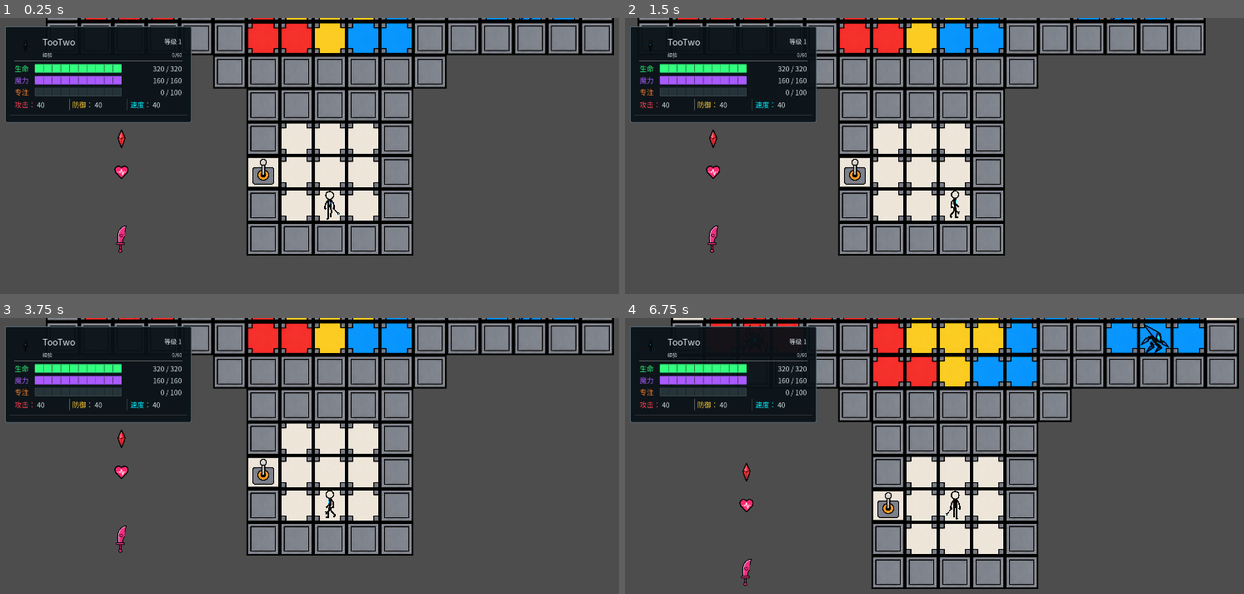
Above: before the commit, frames 1-4 (two rows, left to right).
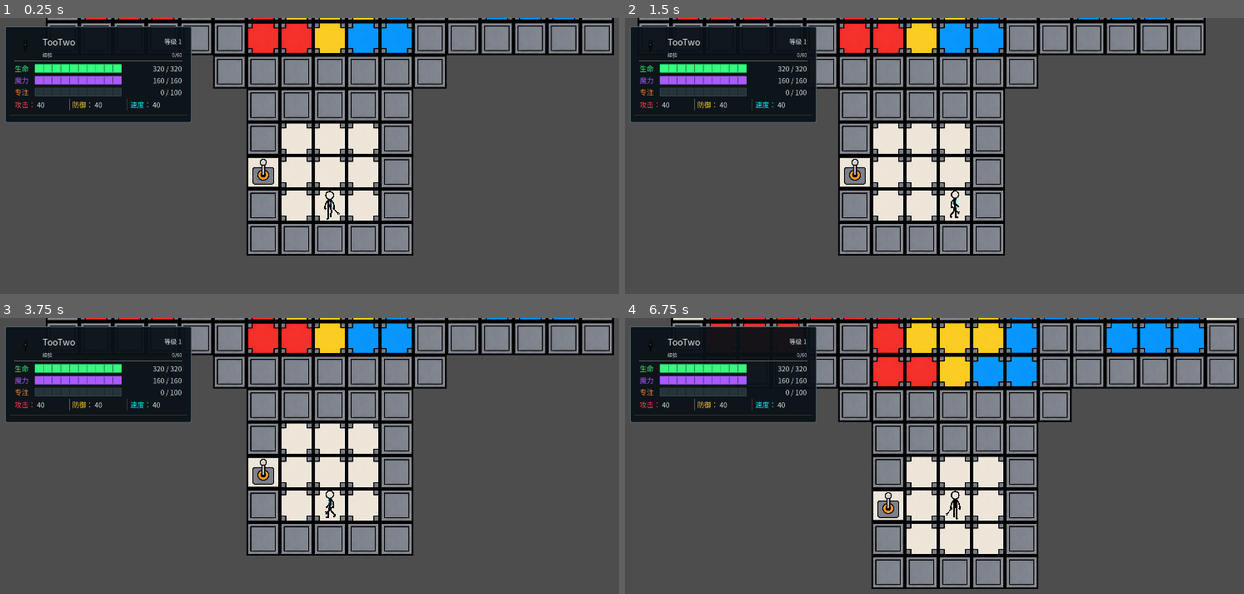
Above: after the commit, the same moments.

Repository: yifan-lee/Realmwand_The_First_Tower
Game: Godot game, scene res://scenes/main.tscn
The game is run twice, just before and just after one commit, with the same random seed, the same clock (stepped at 60 frames per second) and the same inputs.
Inputs (mouse positions are in pixels of both pictures, inside the frame that each line leads up to):
- Up to frame 1 (0.25 s): no input
- Up to frame 2 (1.5 s): tap Enter (ui_accept) at 0.5, 0.77, 1.25 s; move the mouse to (1101, 186) at 0.52 s; hold D (move_right) 0.53-1.25 s; hold E (interact) 0.53-1.25 s; click (1101, 186) at 0.67 s; drag from (823, 225) to (711, 172) at 1.27 s
- Up to frame 3 (3.75 s): tap Enter (ui_accept) at 2, 2.75, 3.5 s; move the mouse to (396, 422) at 2.02 s; hold D (move_right) 2.03-2.75 s; hold E (interact) 2.03-2.75 s; drag from (297, 580) to (86, 538) at 2.77 s; move the mouse to (532, 560) at 3.52 s; hold A (move_left) from 3.53 s (still down); hold E (interact) from 3.53 s (still down)
- Up to frame 4 (6.75 s): tap Enter (ui_accept) at 3.77, 4.25 s; release A (move_left) at 4.25 s; release E (interact) at 4.25 s; drag from (754, 450) to (854, 411) at 4.27 s; move the mouse to (990, 505) at 5.02 s; hold S (move_down) 5.03-5.75 s; hold E (interact) 5.03-5.75 s; click (990, 505) at 5.17 s; drag from (854, 411) to (748, 538) at 5.77 s; move the mouse to (1101, 486) at 6.52 s; hold W (move_up) from 6.53 s (still down); hold E (interact) from 6.53 s (still down)

The runs differ from the first frame. In frame 1, 0.2% of the frame differs, in the area x 18-87%, y 0-86%; in frame 2, 0.2%; in frame 3, 0.2%; in frame 4, 0.4%, in the area x 14-92%, y 0-97%.
Error after the commit: Parse Error: The function signature doesn't match the parent. Parent signature is "get_instance_id() -> int". (res://scripts/actors/enemy.gd:152)

Commit message:
add ID generator

Diff:
--- a/scripts/actors/enemy.gd
+++ b/scripts/actors/enemy.gd
@@ -149,13 +149,14 @@
 	return FORMULAS.calculate_cp(enemy_data.atk, enemy_data.def, enemy_data.spd)
 
 
+func get_instance_id() -> String:
+	if not instance_id.is_empty():
+		return instance_id
+	return IdGenerator.generate_instance_id(self, enemy_data)
+
+
 func _get_configuration_warnings() -> PackedStringArray:
 	var warnings := PackedStringArray()
-
-	if instance_id.is_empty():
-		warnings.append(
-			"Enemy requires a unique floor instance ID."
-		)
 
 	if enemy_data == null:
 		warnings.append(
--- a/scripts/interactables/item_pickup.gd
+++ b/scripts/interactables/item_pickup.gd
@@ -68,13 +68,14 @@
 	sprite.texture = item_data.world_texture
 
 
+func get_instance_id() -> String:
+	if not pickup_id.is_empty():
+		return pickup_id
+	return IdGenerator.generate_instance_id(self, item_data)
+
+
 func _get_configuration_warnings() -> PackedStringArray:
 	var warnings := PackedStringArray()
-
-	if pickup_id.is_empty():
-		warnings.append(
-			"ItemPickup requires a unique pickup ID."
-		)
 
 	if item_data == null:
 		warnings.append(
--- a/scripts/interactables/stair.gd
+++ b/scripts/interactables/stair.gd
@@ -18,6 +18,10 @@
 @export var target_spawn_id: StringName = &""
 
 var transition_requested: bool = false
+
+
+func get_instance_id() -> String:
+	return IdGenerator.generate_instance_id(self)
 
 
 func _ready() -> void:
--- a/scripts/interactables/switch.gd
+++ b/scripts/interactables/switch.gd
@@ -15,6 +15,12 @@
 @onready var animated_sprite: AnimatedSprite2D = (
 	$AnimatedSprite2D
 )
+
+
+func get_instance_id() -> String:
+	if not switch_id.is_empty():
+		return switch_id
+	return IdGenerator.generate_instance_id(self)
 
 
 func _ready() -> void:
--- /dev/null
+++ b/scripts/shared/id_generator.gd
@@ -0,0 +1,19 @@
+class_name IdGenerator
+extends RefCounted
+
+## 通用唯一ID生成器
+## node: 当前在场景中的节点 (如 Enemy, Pickup)
+## resource: 绑定的数据资源 (如 EnemyData, ItemData) 可传 null
+static func generate_instance_id(node: Node, resource: Resource = null) -> String:
+	var data_name := "unknown"
+	if resource != null and not resource.resource_path.is_empty():
+		data_name = resource.resource_path.get_file().get_basename()
+
+	var scene_name := "dynamic"
+	var node_identifier := node.name
+	if node.owner != null:
+		scene_name = node.owner.name
+		# 针对可能有同名节点深层嵌套的情况，用相对路径最保险
+		node_identifier = str(node.owner.get_path_to(node)).replace("/", "_")
+
+	return "%s_%s_%s" % [scene_name, data_name, node_identifier]
